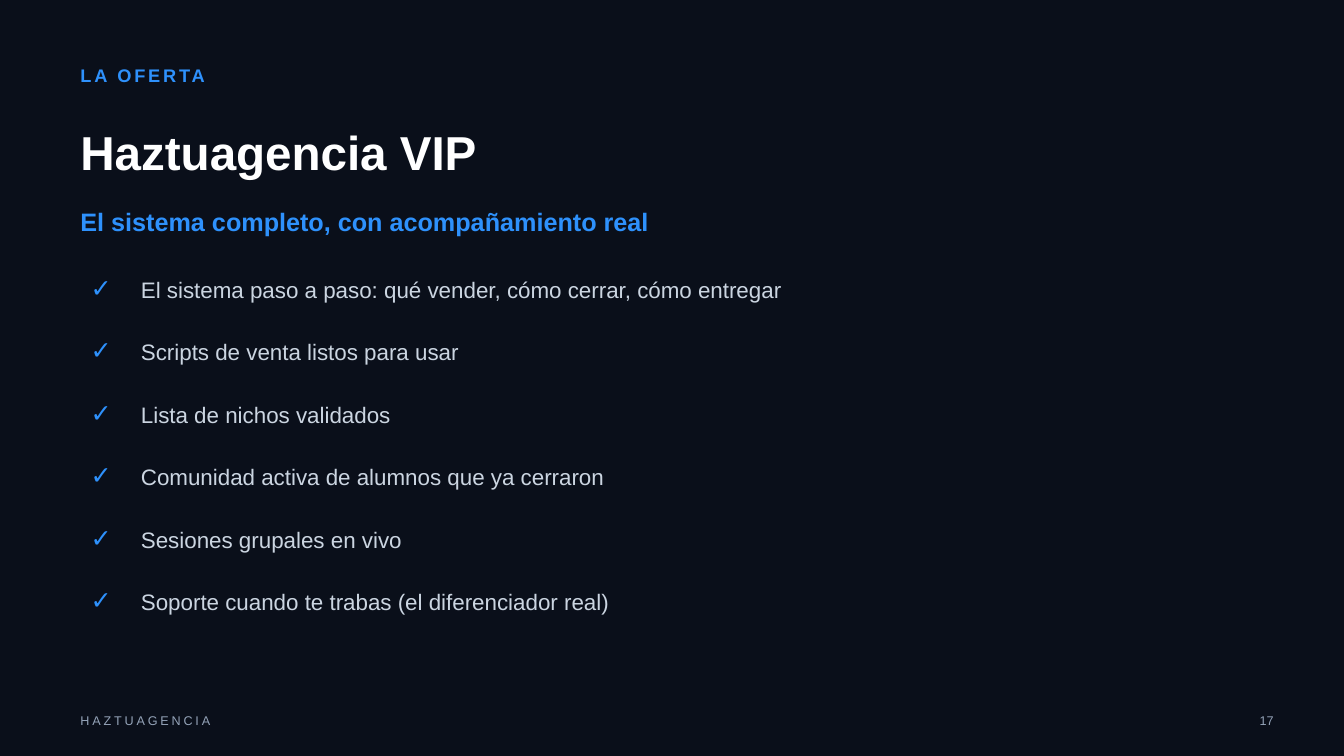
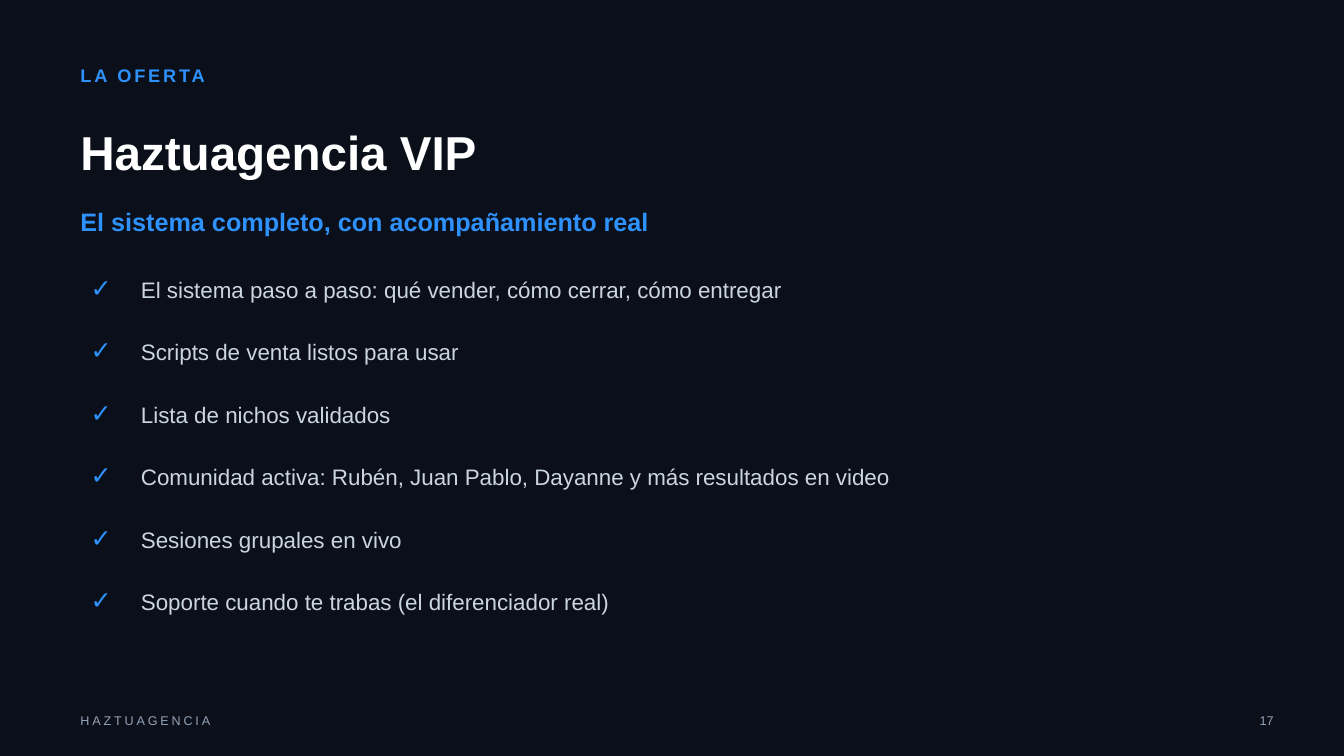
Before and after one commit to henryqueroa/giuliano-cisneros-package, a slide deck: slide 17 of webinar/giuliano-cisneros-webinar-deck.pptx. Drawn at 1344x756 pixels with LibreOffice and Linux fonts; fonts in the diff are those of the drawing. Boxes give left, top, right and bottom in pixels: in the first picture for what was removed or moved away, otherwise in the second. Text is boxed around its words. In the diff, an @@ line names an element or a change of style, - is before the commit and + after.

```diff
--- a/webinar/giuliano-cisneros-webinar-deck.pptx
+++ b/webinar/giuliano-cisneros-webinar-deck.pptx
@@ text at (x1=141, y1=468, x2=889, y2=490): text changed @@
-Comunidad activa de alumnos que ya cerraron
+Comunidad activa: Rubén, Juan Pablo, Dayanne y más resultados en video
```
Also in this commit, not shown: 6 other slides changed, 30 other files.
